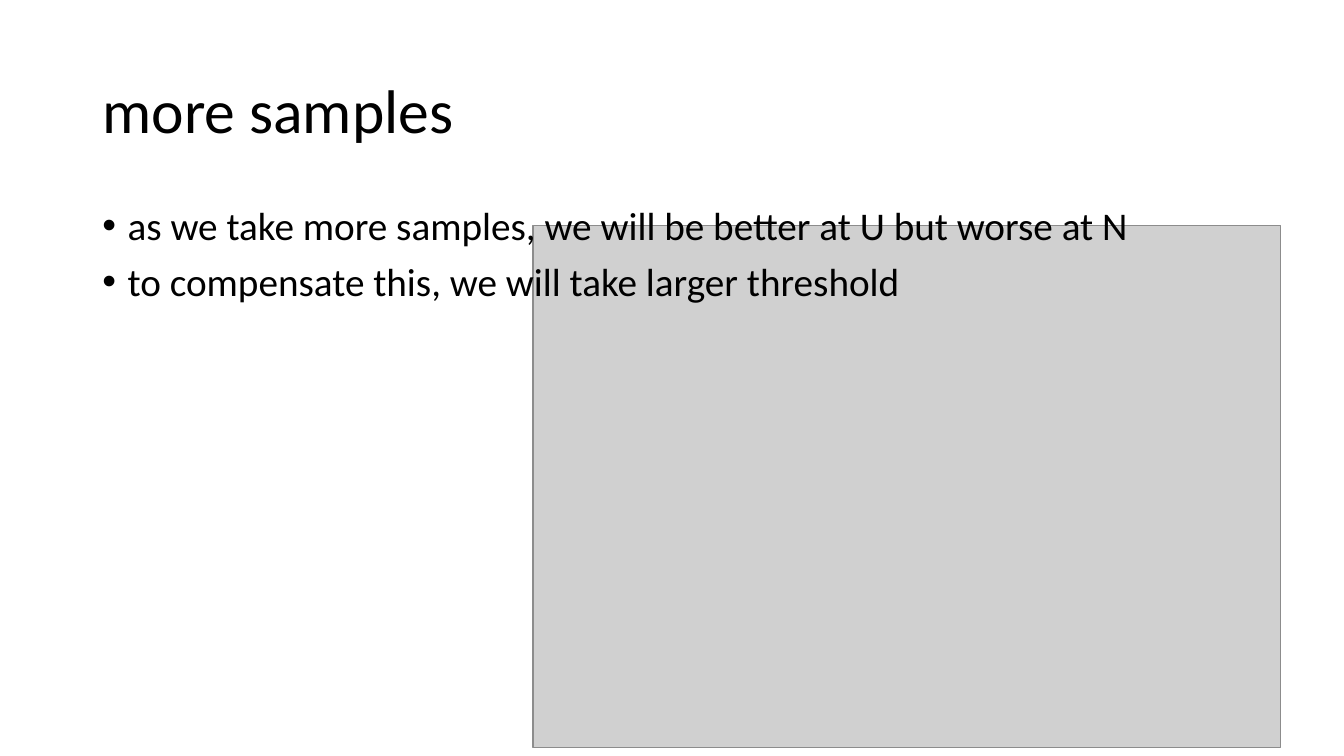
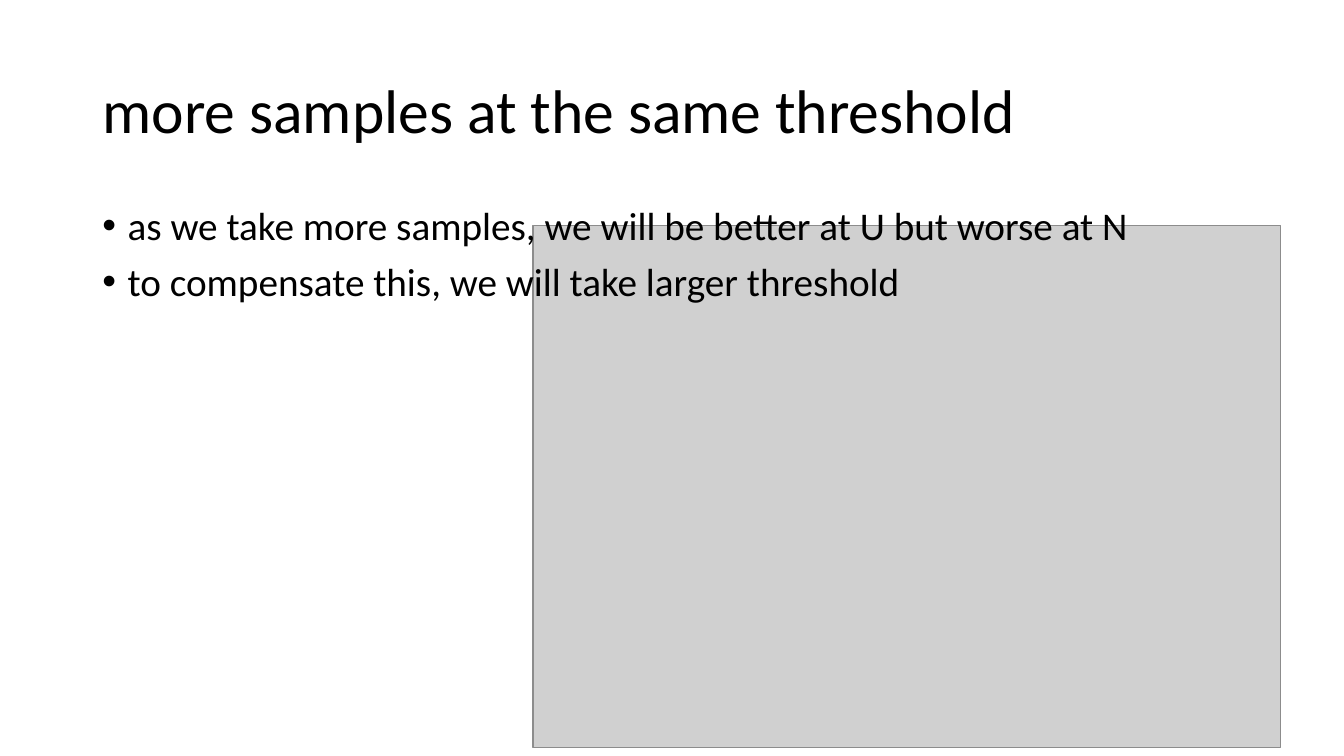
Before and after one commit to lisrael1/quants, a slide deck: slide 7 of code/results/detecting output dist/tail odds at U vs N.pptx (slide 5 before the commit). Drawn at 1344x756 pixels with LibreOffice and Linux fonts; fonts in the diff are those of the drawing; grey boxes stand for pictures. Boxes give left, top, right and bottom in pixels: in the first picture for what was removed or moved away, otherwise in the second. Text is boxed around its words. In the diff, an @@ line names an element or a change of style, - is before the commit and + after.

```diff
--- a/code/results/detecting output dist/tail odds at U vs N.pptx
+++ b/code/results/detecting output dist/tail odds at U vs N.pptx
@@ title at (102,90,1015,143): text changed @@
-more samples
+more samples at the same threshold
```
Also in this commit, not shown: 7 other slides changed, 7 slides added, 4 other files.
